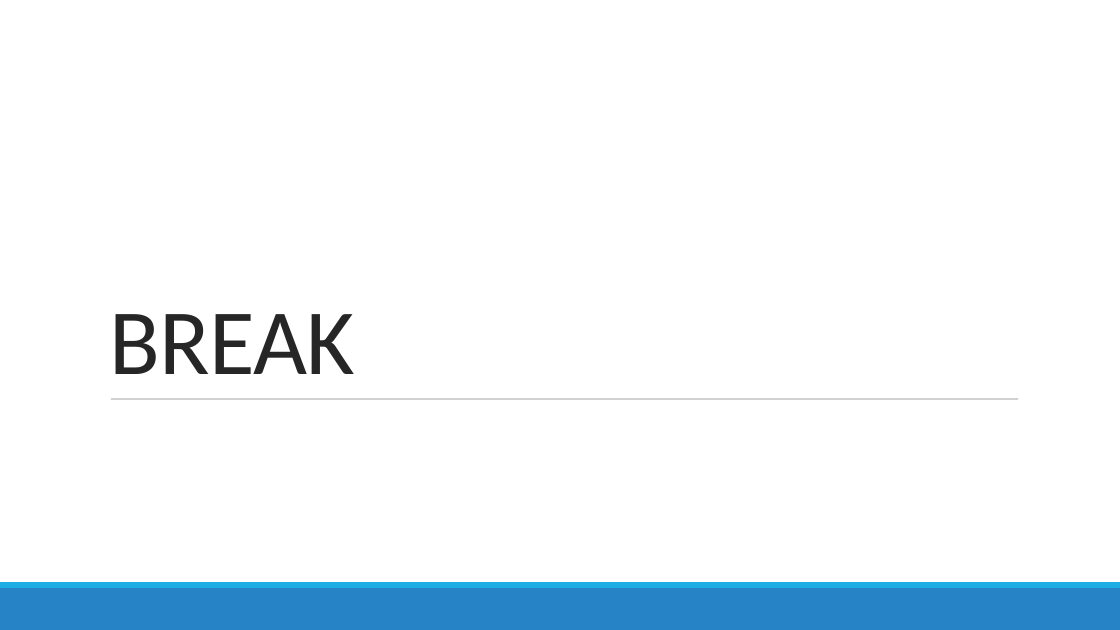
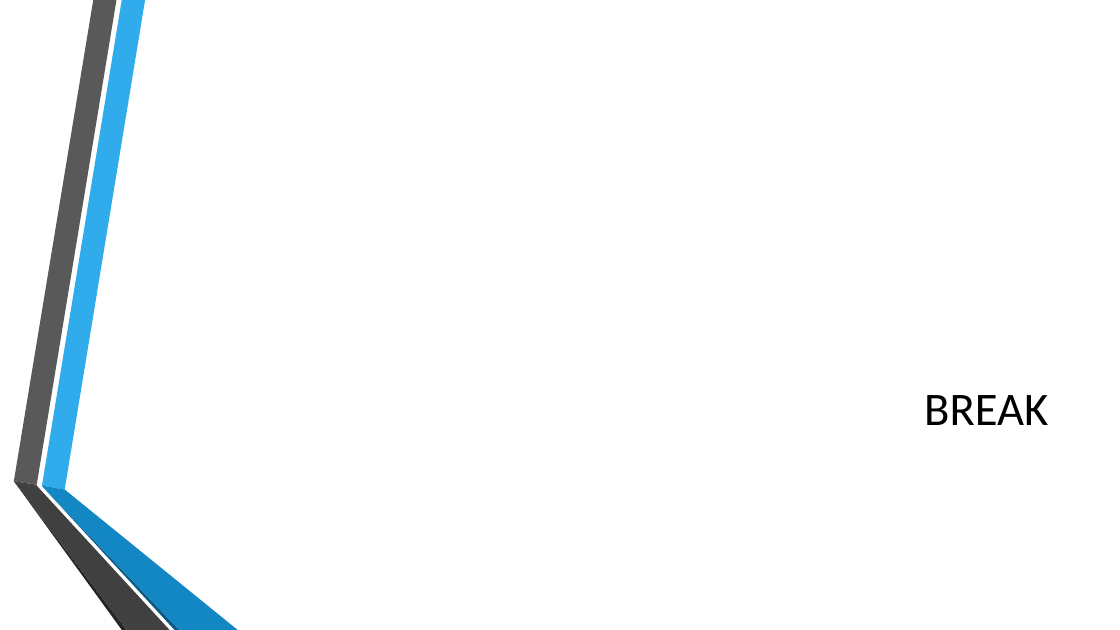
Before and after one commit to MGIS-UMN/GIS5577_week8, a slide deck: slide 11 of Raster_analysis.odp. Drawn at 1120x630 pixels with LibreOffice and Linux fonts; fonts in the diff are those of the drawing; background and template pictures are left out. Boxes give left, top, right and bottom in pixels: in the first picture for what was removed or moved away, otherwise in the second. Text is boxed around its words. In the diff, an @@ line names an element or a change of style, - is before the commit and + after.

```diff
--- a/Raster_analysis.odp
+++ b/Raster_analysis.odp
@@ title "BREAK": place and size @@
-title "BREAK" at box(109, 314, 355, 374)
+title "BREAK" at box(924, 395, 1048, 425)
@@ title "BREAK" at box(924, 395, 1048, 425): size 80 to 40 pt, text colour #262626 to #000000, letter spacing -0.5 to 0 pt; alignment left to right; line spacing 0.85 to 1 @@
@@ line removed from (111, 399) to (1018, 399) @@
@@ group added at box(13, 0, 238, 630): 6 freeform shapes @@
@@ freeform shape removed at box(0, 588, 1120, 630) @@
@@ freeform shape removed at box(0, 582, 1120, 588) @@
```
Also in this commit, not shown: 22 other slides changed, 1 other file.
